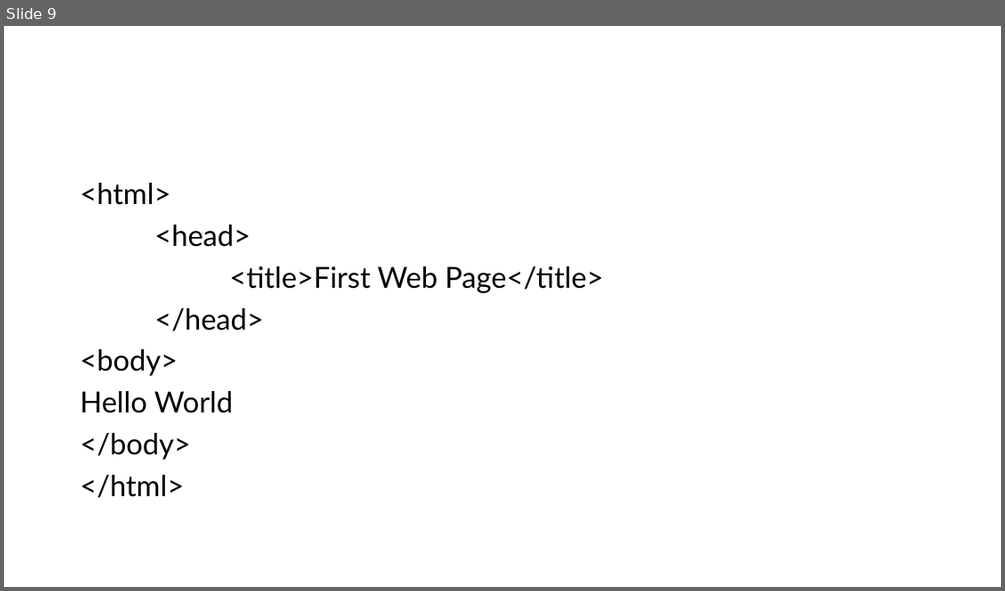
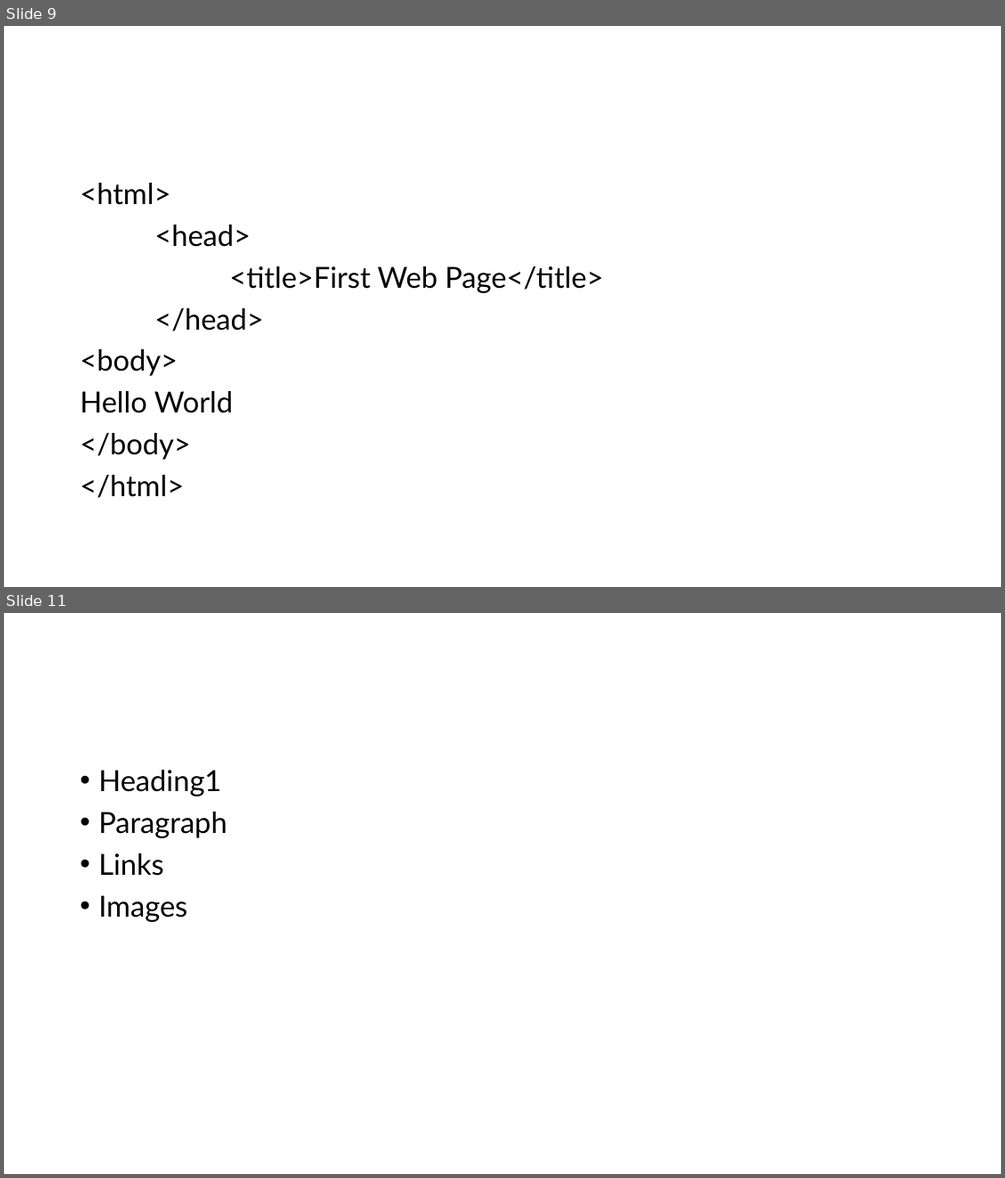
Before and after one commit to PiyushChaturvedii/Batch06, a slide deck: html.pptx. Shown one above the other, each under a label of ours: slide 9 before the commit, slides 9 and 11 after it; the slides between them are not shown. The pictures are 1005x591 and 1005x1178 pixels, drawn with LibreOffice and Linux fonts; fonts in the diff are those of the drawing. Boxes give left, top, right and bottom in pixels: in the first picture for what was removed or moved away, otherwise in the second. Text is boxed around its words. In the diff, an @@ line names an element or a change of style, - is before the commit and + after.

```diff
--- a/html.pptx
+++ b/html.pptx
@@ slide 11 added at (4, 613, 1001, 1174), background #FFFFFF @@
@@ text added at (98, 770, 226, 922), 28 pt, text #000000 @@
+• Heading1
+• Paragraph
+• Links
+• Images
```
Also in this commit, not shown: 1 slide changed, 1 other slide added, 4 other files.
